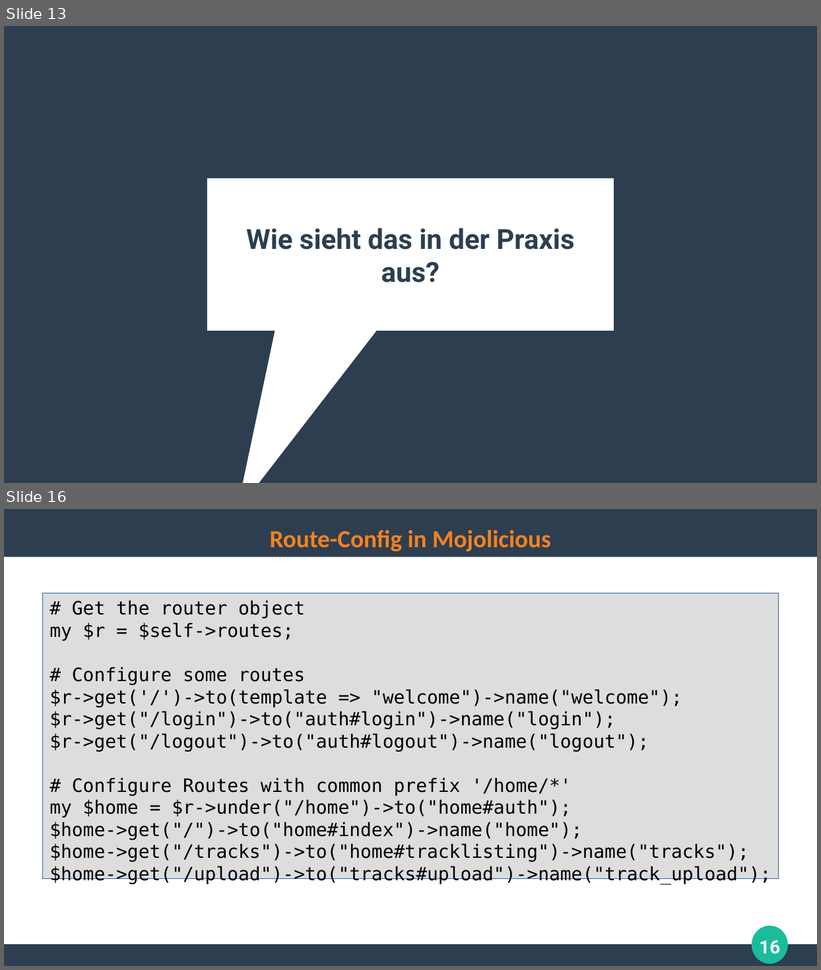
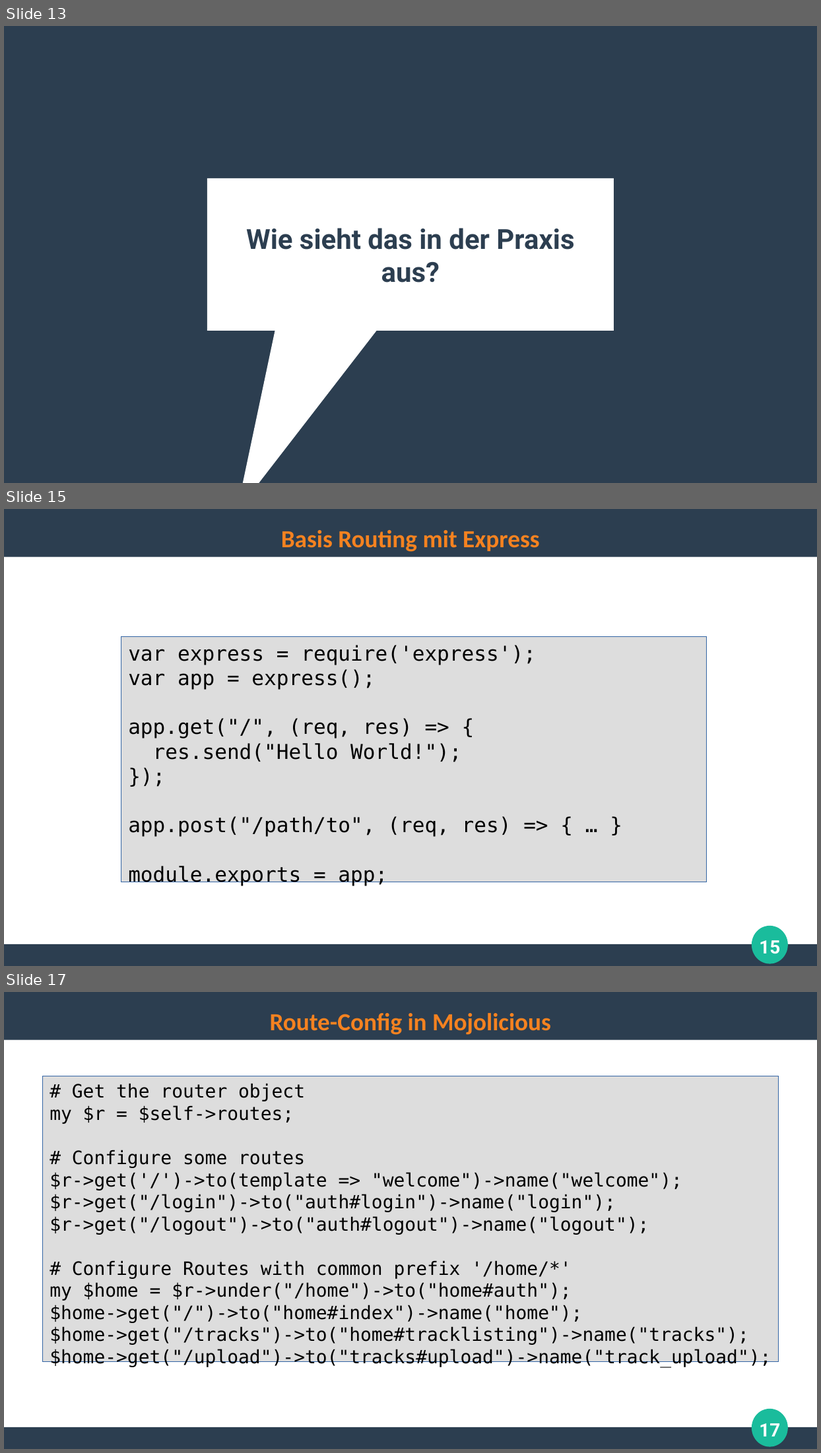
Before and after one commit to ghandmann/HS-AlbSig-WebAnwendungen2, a slide deck: Kapitel/04_WebFrameworks_1x1.odp. Shown one above the other, each under a label of ours: slides 13 and 16 before the commit, slides 13, 15 and 17 after it; the slides between them are not shown. The pictures are 821x970 and 821x1453 pixels, drawn with LibreOffice and Linux fonts; fonts in the diff are those of the drawing. Boxes give left, top, right and bottom in pixels: in the first picture for what was removed or moved away, otherwise in the second. Text is boxed around its words. In the diff, an @@ line names an element or a change of style, - is before the commit and + after.

Commit message:
remove jersey, integrate express

```diff
--- a/Kapitel/04_WebFrameworks_1x1.odp
+++ b/Kapitel/04_WebFrameworks_1x1.odp
@@ slide 15 added at <box>4,509,817,966</box>, background #FFFFFF; not listed: 3 template elements that a slide beside it also shows @@
@@ title added at <box>281,530,539,552</box>, 24 pt, text #F58220, bold @@
+Basis Routing mit Express
@@ rectangle added at <box>121,636,707,883</box>, fill #DDDDDD, outline #3465A4 0 pt, 20 pt, text #000000 @@
+var express = require('express');
+var app = express();
+app.get("/", (req, res) => {
+res.send("Hello World!");
+});
+app.post("/path/to", (req, res) => { … }
+module.exports = app;
@@ page number added at <box>759,941,780,955</box>, 18 pt, text #FFFFFF, bold @@
+15
@@ what was slide 16 is now slide 17 @@
@@ page number at <box>759,1424,780,1437</box>: text changed @@
-16
+17
```
Also in this commit, not shown: 1 slide changed, 5 other slides added, 4 slides removed.
